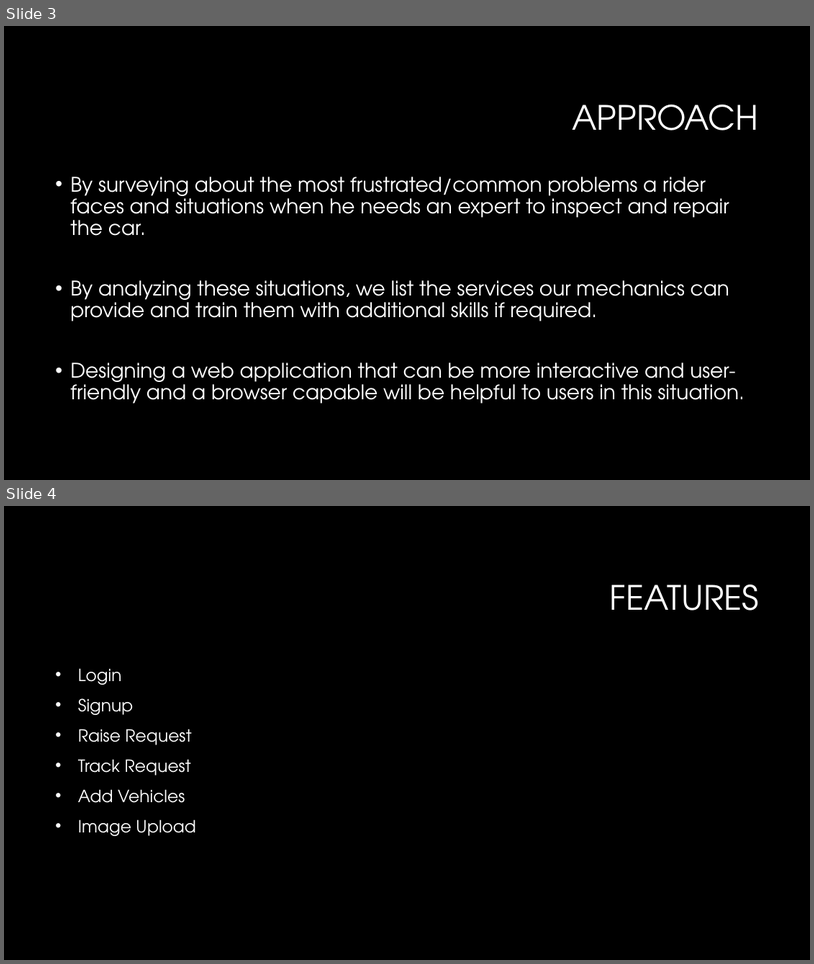
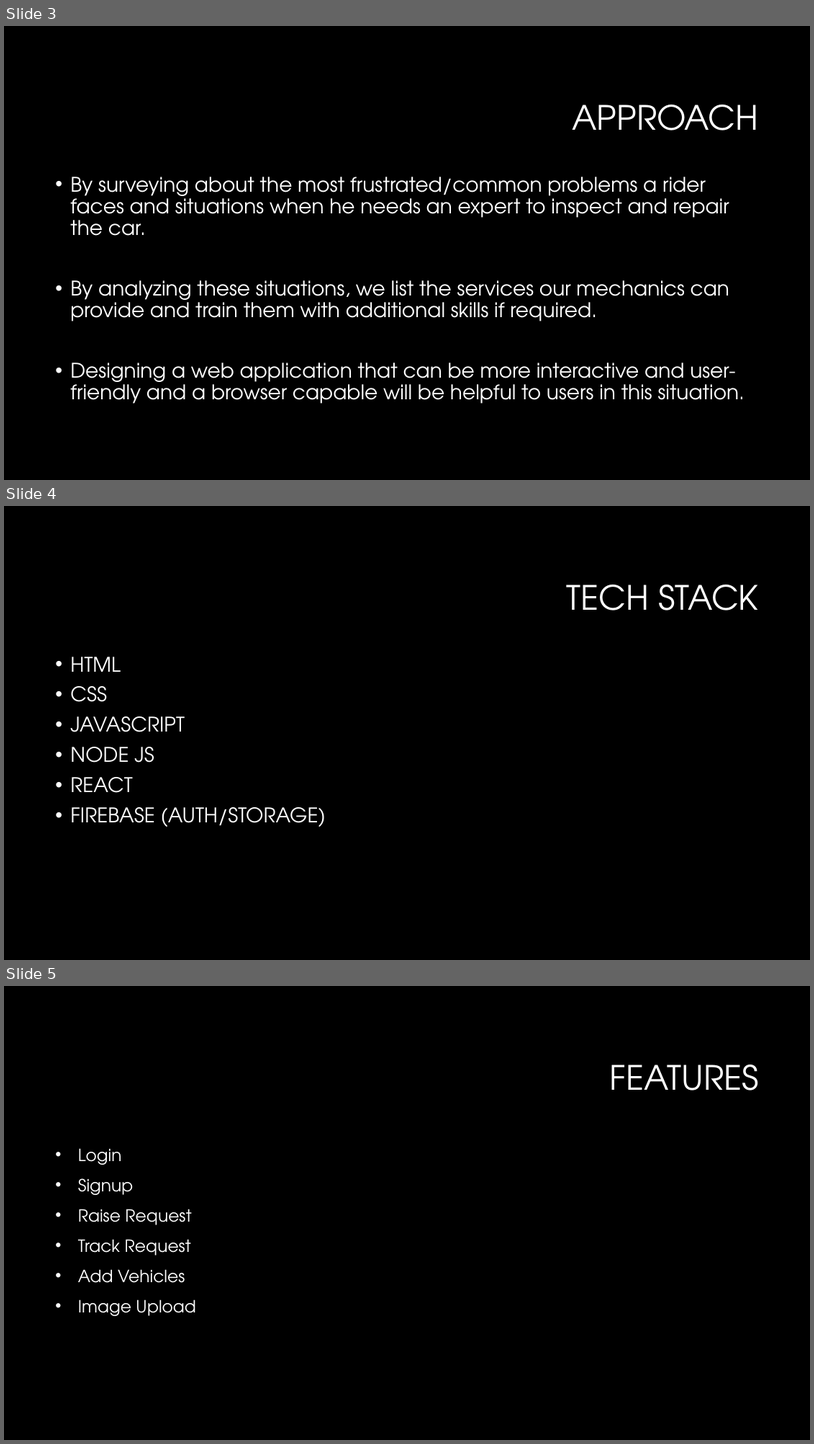
Before and after one commit to Yaswanthypfm7/MechOnSpot, a slide deck: PPT/MechOnSpot.pptx. Shown one above the other, each under a label of ours: slides 3 and 4 before the commit, slides 3, 4 and 5 after it. The pictures are 814x964 and 814x1444 pixels, drawn with LibreOffice and Linux fonts; fonts in the diff are those of the drawing; background and template pictures are left out. Boxes give left, top, right and bottom in pixels: in the first picture for what was removed or moved away, otherwise in the second. Text is boxed around its words. In the diff, an @@ line names an element or a change of style, - is before the commit and + after.

Commit message:
updating ppt

```diff
--- a/PPT/MechOnSpot.pptx
+++ b/PPT/MechOnSpot.pptx
@@ slide 4 added at [4,506,810,960], background #000000 @@
@@ title added at [567,584,759,610], 40 pt, text #FFFFFF @@
+TECH STACK
@@ text added at [70,656,326,826], 24 pt, text #FFFFFF @@
+• HTML
+• CSS
+• JAVASCRIPT
+• NODE JS
+• REACT
+• FIREBASE (AUTH/STORAGE)
@@ what was slide 4 is now slide 5 @@
```
